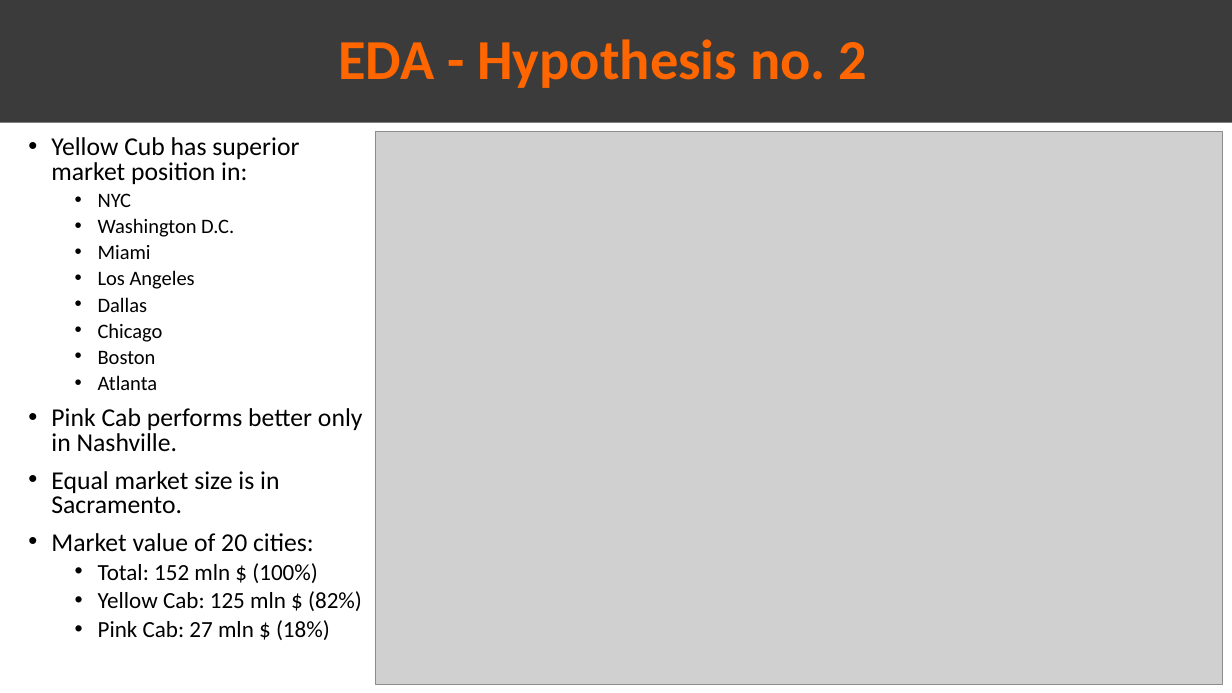
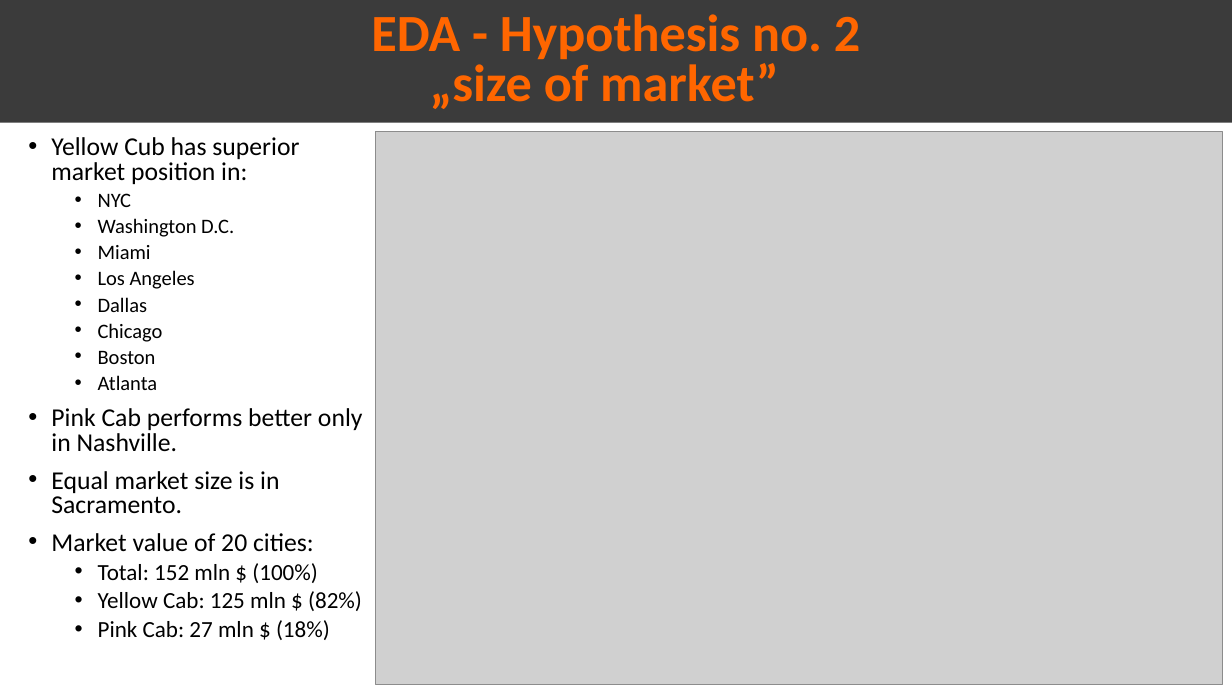
Before and after one commit to DataGlacier/VC, a slide deck: slide 10 of G2M_Cabs/old/Presentation_EDA-Cab.pptx. Drawn at 1232x693 pixels with LibreOffice and Linux fonts; fonts in the diff are those of the drawing; grey boxes stand for pictures. Boxes give left, top, right and bottom in pixels: in the first picture for what was removed or moved away, otherwise in the second. Text is boxed around its words. In the diff, an @@ line names an element or a change of style, - is before the commit and + after.

```diff
--- a/G2M_Cabs/old/Presentation_EDA-Cab.pptx
+++ b/G2M_Cabs/old/Presentation_EDA-Cab.pptx
@@ text in rectangle at [371, 14, 860, 64]: size 44 to 40.7 pt in "EDA - Hypothesis no. 2"; line spacing 0.9 to 0.8 @@
@@ text in rectangle at [430, 58, 779, 109]: paragraph added @@
+„size of market”
```
Also in this commit, not shown: 8 other slides changed, 1 other file.
